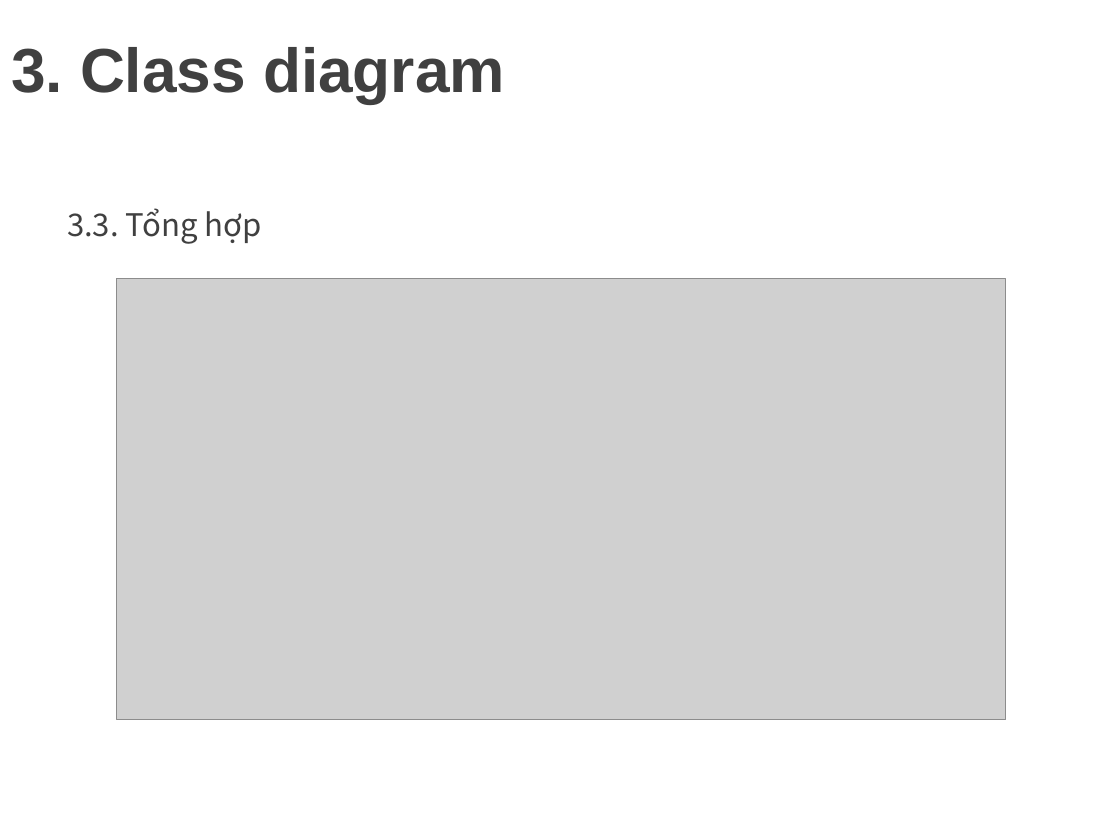
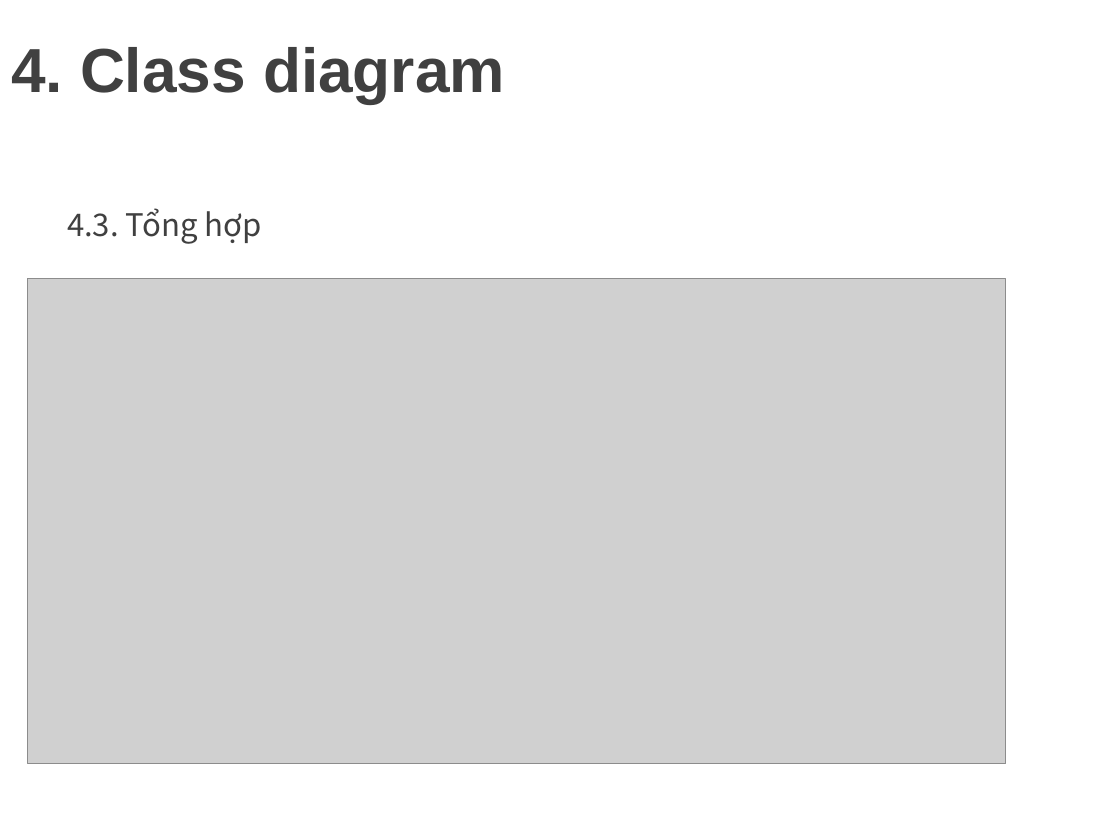
Before and after one commit to minhdat1602/2021_cnpm_group09, a slide deck: slide 22 of document_slide/slide.pptx. Drawn at 1120x840 pixels with LibreOffice and Linux fonts; fonts in the diff are those of the drawing; grey boxes stand for pictures; background and template pictures are left out. Boxes give left, top, right and bottom in pixels: in the first picture for what was removed or moved away, otherwise in the second. Text is boxed around its words. In the diff, an @@ line names an element or a change of style, - is before the commit and + after.

```diff
--- a/document_slide/slide.pptx
+++ b/document_slide/slide.pptx
@@ title at <box>11,47,505,103</box>: text changed @@
-3. Class diagram
+4. Class diagram
@@ text at <box>67,208,262,244</box>: text changed @@
-3.3. Tổng hợp
+4.3. Tổng hợp
@@ picture: place and size @@
-picture at <box>116,279,1006,720</box>
+picture at <box>28,279,1006,764</box>
```
Also in this commit, not shown: 3 other slides changed, 1 other file.
